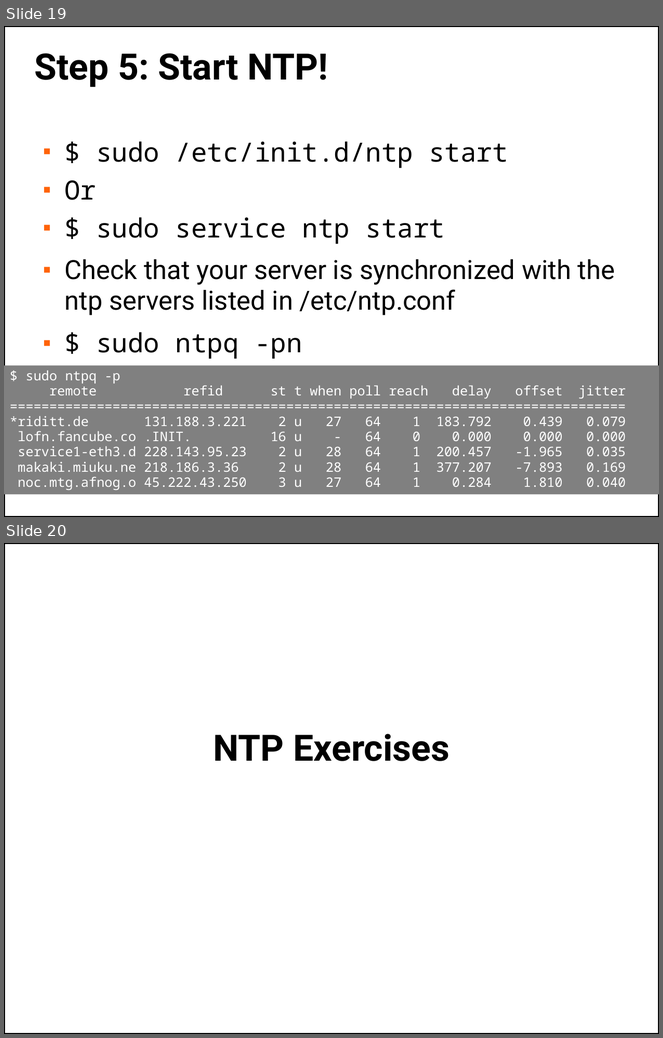
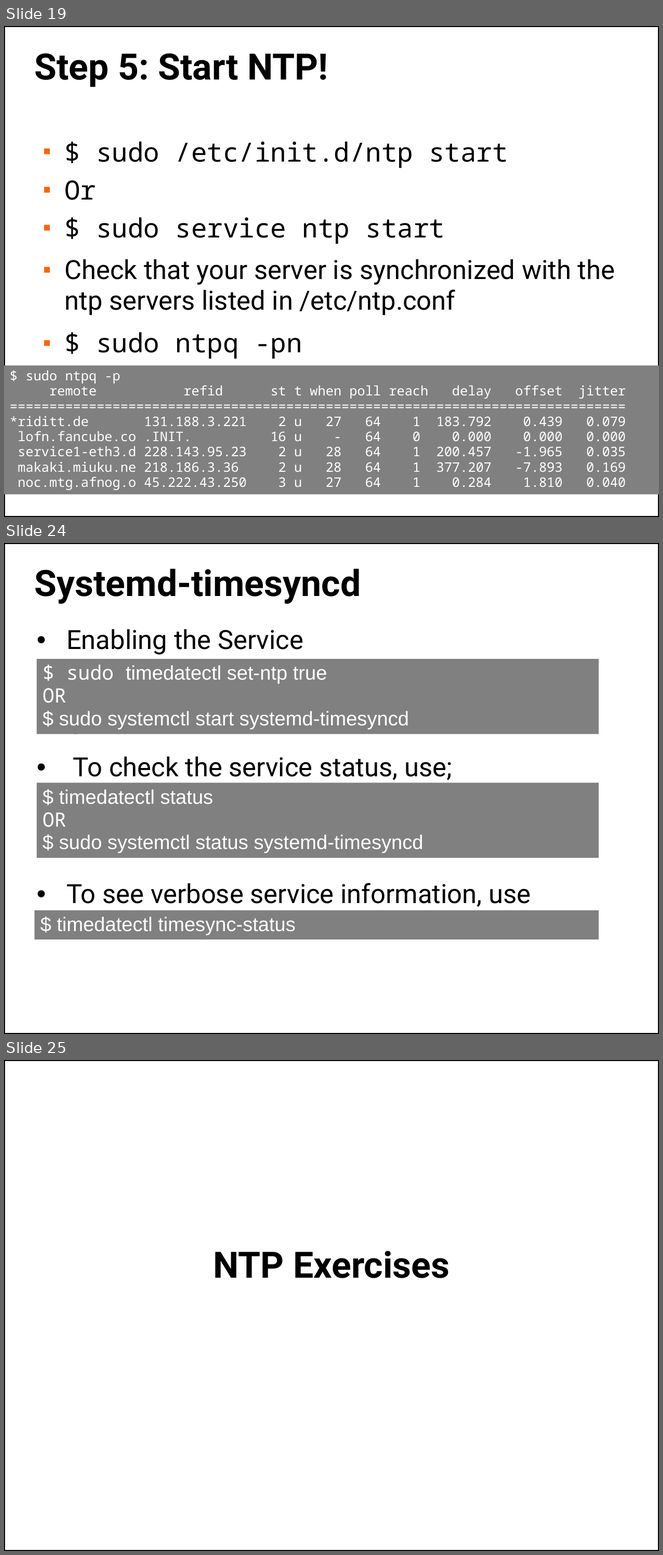
Before and after one commit to afnog/sse, a slide deck: ntp/ntp-service.pptx. Shown one above the other, each under a label of ours: slides 19 and 20 before the commit, slides 19, 24 and 25 after it; the slides between them are not shown. The pictures are 663x1038 and 663x1555 pixels, drawn with LibreOffice and Linux fonts; fonts in the diff are those of the drawing; background and template pictures are left out. Boxes give left, top, right and bottom in pixels: in the first picture for what was removed or moved away, otherwise in the second. Text is boxed around its words. In the diff, an @@ line names an element or a change of style, - is before the commit and + after.

```diff
--- a/ntp/ntp-service.pptx
+++ b/ntp/ntp-service.pptx
@@ slide 24 added at (4, 543, 659, 1034), background picture (left out); not listed: 1 template element that a slide beside it also shows @@
@@ title added at (35, 568, 361, 604), 44 pt, text #000000, bold @@
+Systemd-timesyncd
@@ text added at (66, 629, 531, 907), 32 pt, text #000000 @@
+• Enabling the Service
+• Or
+• To check the service status, use;
+• To see verbose service information, use
@@ rectangle added at (37, 659, 599, 734), fill #808080, 24 pt, text #FFFFFF @@
+$ sudo timedatectl set-ntp true
+OR
+$ sudo systemctl start systemd-timesyncd
@@ rectangle added at (37, 783, 599, 858), fill #808080, 24 pt, text #FFFFFF @@
+$ timedatectl status
+OR
+$ sudo systemctl status systemd-timesyncd
@@ rectangle added at (34, 911, 599, 940), fill #808080, 24 pt, text #FFFFFF @@
+$ timedatectl timesync-status
@@ what was slide 20 is now slide 25 @@
```
Also in this commit, not shown: 2 slides changed, 4 other slides added, 1 other file.
